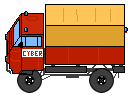
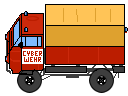
Two versions of the same layered image (128x96). Layer-by-layer changes:
painted on "body" over [6, 12, 127, 64]
